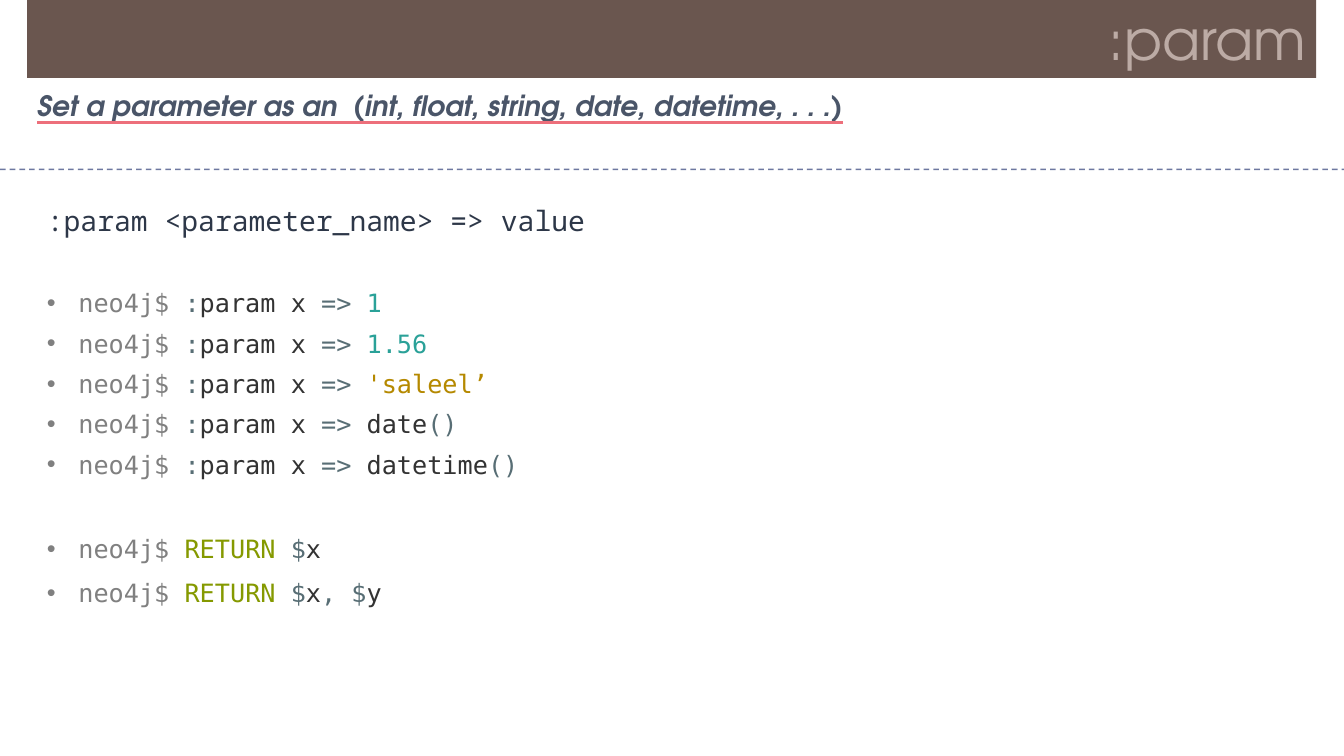
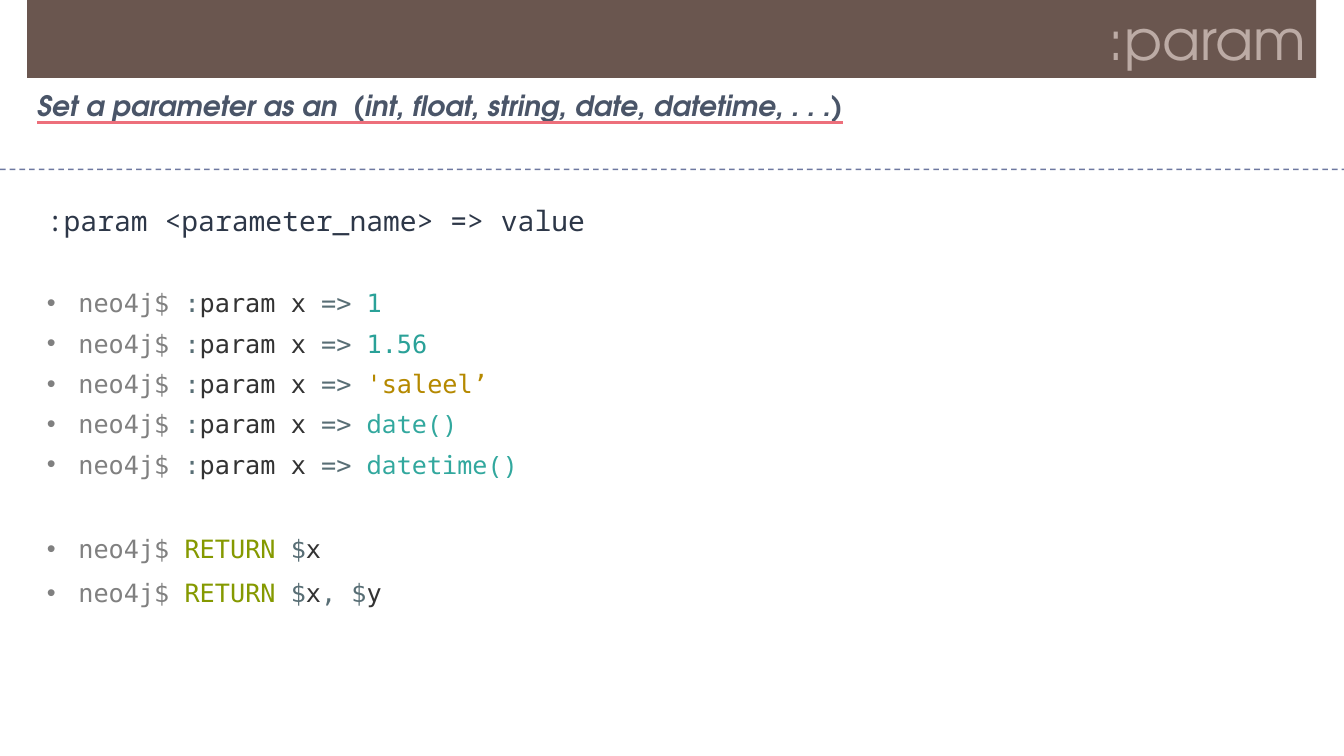
Before and after one commit to Saleel-Bagde/PPT-s, a slide deck: slide 33 of Neo4j.pptx. Drawn at 1344x756 pixels with LibreOffice and Linux fonts; fonts in the diff are those of the drawing. Boxes give left, top, right and bottom in pixels: in the first picture for what was removed or moved away, otherwise in the second. Text is boxed around its words. In the diff, an @@ line names an element or a change of style, - is before the commit and + after.

```diff
--- a/Neo4j.pptx
+++ b/Neo4j.pptx
@@ text at box(78, 414, 518, 480): font DejaVu Sans Mono to Noto Sans Mono, text colour #333333 to #32A89E, text colour #586E75 to #32A89E in "date()", "datetime()" @@
```
Also in this commit, not shown: 10 other slides changed.
